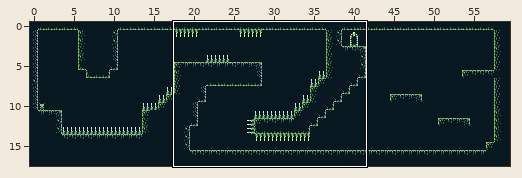
Tiled map (JSON) -- res/level5.tmj. The picture above shows the old version from afar; the outline marks the close-up.
Close-up. Before the edit:
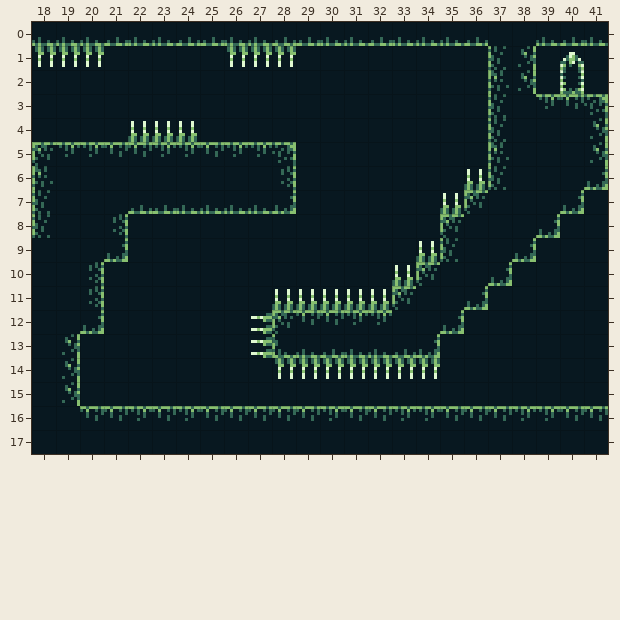
Cells are 8x8 px. Shown: x 18..41, y 0..17. The commit also changed other parts of the map, which this record leaves out.
After the commit:
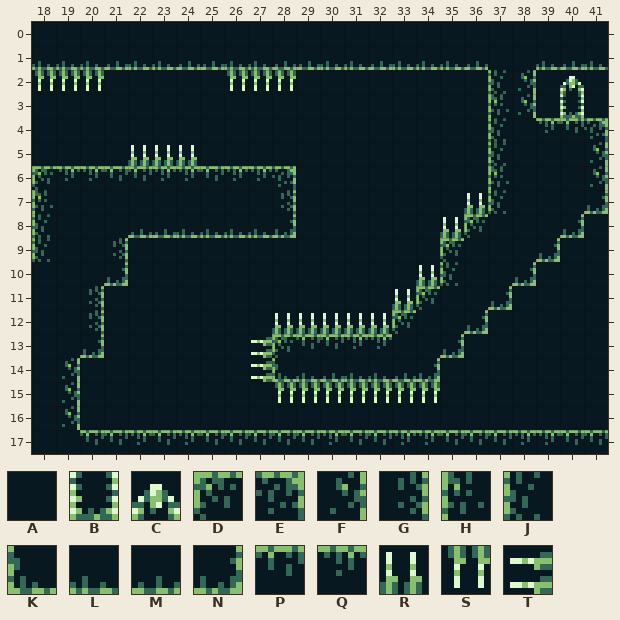
Key: from "caverns": A 0, B 1, C 2, D 4, E 5, F 6, G 7, H 8, J 9, K 10, L 11, M 12, N 13, P 25, Q 26, R 30, S 31, T 33.
_ is an empty cell, . an unchanged one.
Diff:
--- layer "tiles"
@@ x 18..41 @@
- 0 LLLMLLMMLLMMLLMLLLM..LML
- 1 SSSAAAAASSSAAAAAAAAJFACA
- 2 AAA.....AAA........H..B.
- 3 ...................JAQPE
- 4 ....RRR..............AAF
- 5 DQQPPQQPQQE........H....
- 6 HAAAAAAAAAG.......RJ...N
- 7 J...MMLLLLN......RDA..NA
- 8 ...GAAAAAAA......DA..NA.
- 9 A..N............RJ..NA..
-10 ..GA...........RDA.NA...
-11 ..........RRRRRDA.NA....
-12 ..N......TDPPQQA.NA.....
-13 .FA.......KLMLLMNA......
-14 .........ASSSSSSS.......
-15 ..........AAAAAAA.......
-16 .APPQPQPPPPPQPPQQPPPQQPP
-17 ..AAAAAAAAAAAAAAAAAAAAAA
+ 0 AAAAAAAAAAAAAAAAAAA..AAA
+ 1 LLLMLLMMLLMMLLMLLLMAALML
+ 2 SSS.....SSS........J..C.
+ 3 ...................HFABA
+ 4 ....AAA..............QPE
+ 5 AAAARRRAAAA........J....
+ 6 DQQPPQQPQQE.......AH...F
+ 7 H...AAAAAAG......ARJ..AN
+ 8 ...AMMLLLLN......RD..AN.
+ 9 J..G............AD..AN..
+10 ..AN...........ARJ.AN...
+11 ..........AAAAARD.AN....
+12 ..G......ARRRRRD.AN.....
+13 .AN.......DPPQQAAN......
+14 .........TKLMLLMN.......
+15 ..........SSSSSSS.......
+16 .FAAAAAAAAAAAAAAAAAAAAAA
+17 ..PPQPQPPPPPQPPQQPPPQQPP
Changed places in both close-ups, as pixel boxes (x1, y1, x2, y2):
changed: (32, 37, 608, 445)
